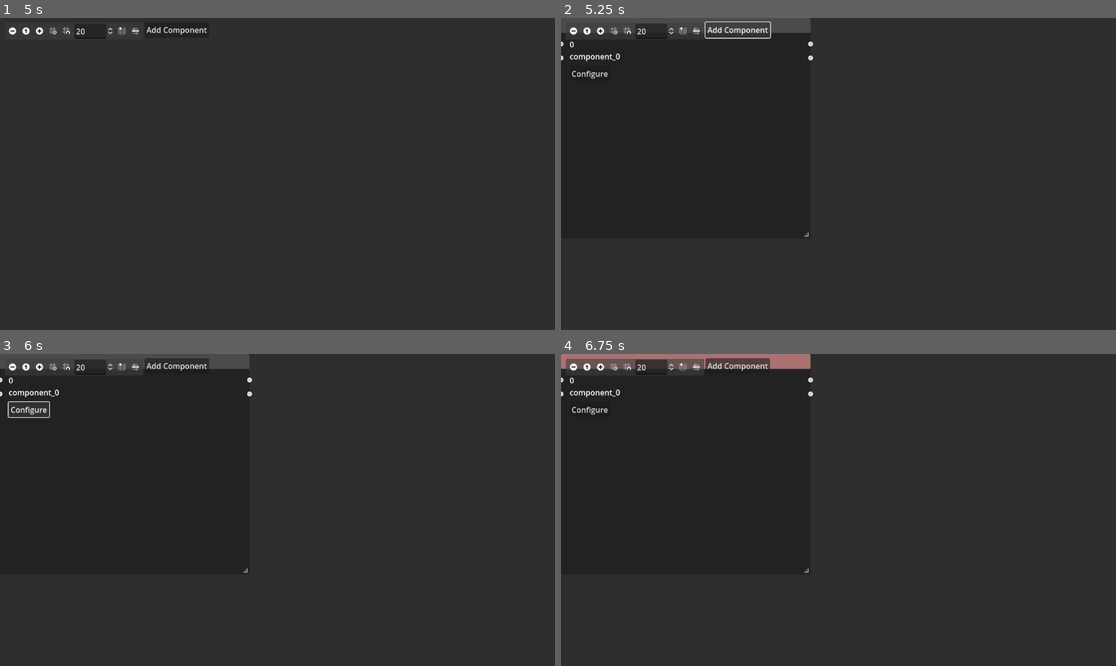
Above: before the commit, frames 1-4 (two rows, left to right).
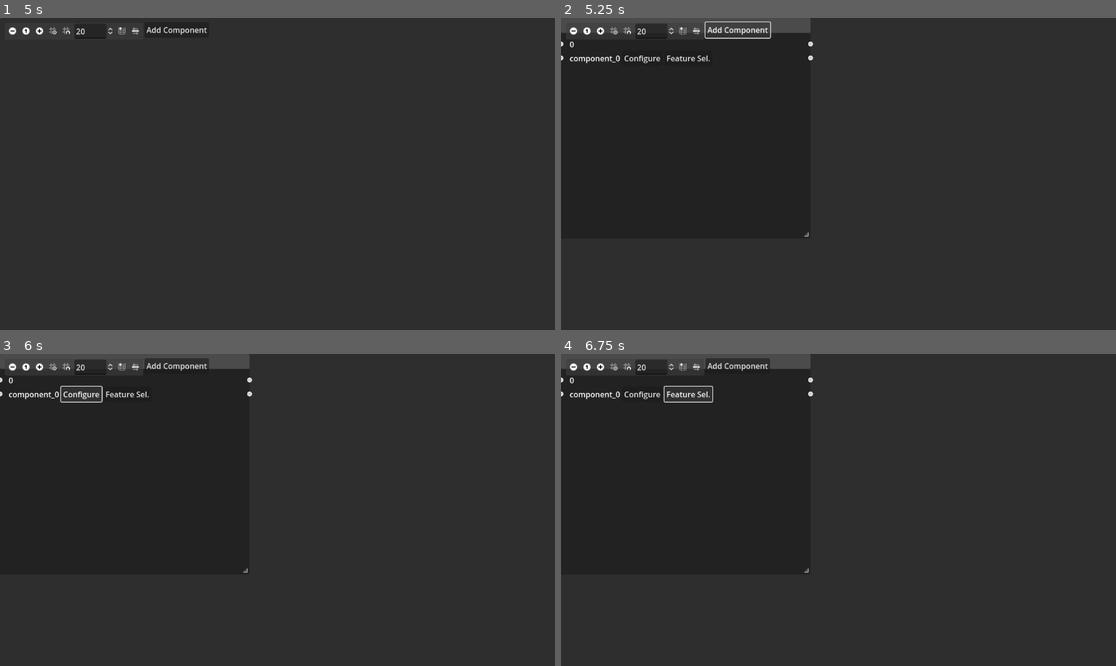
Above: after the commit, the same moments.

Repository: HuyChu92/dtc-dr
Game: Godot game, scene res://raster.tscn
Same seed, same stepped clock (60 frames per second), same inputs: the game is played once before the commit and once after it.
Inputs (mouse positions are in pixels of both pictures, inside the frame that each line leads up to):
- Up to frame 1 (5 s): click (11, 30) at 0.5 s; click (38, 30) at 1.25 s; click (55, 30) at 2 s; click (66, 30) at 2.75 s; click (122, 30) at 3.5 s; click (133, 30) at 4.25 s
- Up to frame 2 (5.25 s): click "Add Component" at 5 s
- Up to frame 3 (6 s): click "Configure" at 5.75 s
- Up to frame 4 (6.75 s): click (688, 394) at 6.5 s, where only the run after the commit has a clickable "Feature Sel."

Frame 1 is identical in both runs. In frame 2, 0.4% of the frame differs, in the area x 1-27%, y 11-20%; in frame 3, 0.6%; in frame 4, 2.2%, in the area x 0-45%, y 0-20%.

Commit message:
Add files via upload

Diff:
--- /dev/null
+++ b/digital-twin-configurator-godot-files/FeatureSelMenu.tscn
@@ -0,0 +1,127 @@
+[gd_scene load_steps=4 format=3 uid="uid://cj6rpdmv2bt5a"]
+
+[ext_resource type="Script" path="res://scripts/ComponentMenu.gd" id="1_u0fbc"]
+
+[sub_resource type="LabelSettings" id="LabelSettings_fv5sy"]
+font_size = 22
+
+[sub_resource type="LabelSettings" id="LabelSettings_2i5vm"]
+font_size = 11
+
+[node name="ComponentMenu" type="Control"]
+layout_mode = 3
+anchors_preset = 15
+anchor_right = 1.0
+anchor_bottom = 1.0
+offset_left = 1.0
+offset_right = 1.0
+grow_horizontal = 2
+grow_vertical = 2
+script = ExtResource("1_u0fbc")
+
+[node name="Control" type="Control" parent="."]
+anchors_preset = 0
+offset_left = 16.0
+offset_right = 56.0
+offset_bottom = 40.0
+
+[node name="Panel" type="Panel" parent="Control"]
+layout_mode = 0
+offset_left = 543.0
+offset_top = 85.0
+offset_right = 1100.0
+offset_bottom = 779.0
+
+[node name="closeButton" type="Button" parent="Control"]
+layout_mode = 0
+offset_left = 1050.0
+offset_top = 99.0
+offset_right = 1081.0
+offset_bottom = 130.0
+text = "X
+"
+
+[node name="ComponentNameLabel" type="Label" parent="Control"]
+layout_mode = 0
+offset_left = 566.0
+offset_top = 96.0
+offset_right = 695.0
+offset_bottom = 135.0
+text = "Placeholder"
+label_settings = SubResource("LabelSettings_fv5sy")
+
+[node name="NewNameInput" type="LineEdit" parent="Control"]
+layout_mode = 0
+offset_left = 565.0
+offset_top = 96.0
+offset_right = 696.0
+offset_bottom = 135.0
+theme_override_font_sizes/font_size = 12
+placeholder_text = "Nieuwe Naam (Enter)"
+flat = true
+
+[node name="InvisNameChangeButton" type="Button" parent="Control"]
+layout_mode = 0
+offset_left = 561.0
+offset_top = 92.0
+offset_right = 735.0
+offset_bottom = 140.0
+flat = true
+
+[node name="apiErrorLabel" type="Label" parent="Control"]
+layout_mode = 0
+offset_left = 569.0
+offset_top = 215.0
+offset_right = 737.0
+offset_bottom = 238.0
+text = "Invalid API key"
+label_settings = SubResource("LabelSettings_2i5vm")
+
+[node name="Label" type="Label" parent="Control"]
+layout_mode = 0
+offset_left = 569.0
+offset_top = 260.0
+offset_right = 692.0
+offset_bottom = 286.0
+pivot_offset = Vector2(491, 274)
+text = "Feature Selectie
+"
+
+[node name="apiSuccesLabel" type="Label" parent="Control"]
+layout_mode = 0
+offset_left = 569.0
+offset_top = 215.0
+offset_right = 750.0
+offset_bottom = 238.0
+text = "API allocation has been successful"
+label_settings = SubResource("LabelSettings_2i5vm")
+
+[node name="featureControl" type="Control" parent="Control"]
+anchors_preset = 0
+offset_left = 570.0
+offset_top = 298.0
+offset_right = 1080.0
+offset_bottom = 407.0
+
+[node name="VBoxContainer" type="VBoxContainer" parent="Control/featureControl"]
+layout_mode = 0
+offset_right = 40.0
+offset_bottom = 40.0
+
+[node name="HBoxContainer" type="HBoxContainer" parent="Control/featureControl/VBoxContainer"]
+layout_mode = 2
+
+[node name="featureId" type="Label" parent="Control/featureControl/VBoxContainer/HBoxContainer"]
+layout_mode = 2
+text = "1"
+
+[node name="featureName" type="Label" parent="Control/featureControl/VBoxContainer/HBoxContainer"]
+layout_mode = 2
+text = "Measurement1.Actual"
+
+[node name="featureStatus" type="CheckBox" parent="Control/featureControl/VBoxContainer/HBoxContainer"]
+layout_mode = 2
+
+[connection signal="pressed" from="Control/closeButton" to="." method="_on_close_button_pressed"]
+[connection signal="text_submitted" from="Control/NewNameInput" to="." method="_on_new_name_input_text_submitted"]
+[connection signal="button_down" from="Control/InvisNameChangeButton" to="." method="_on_invis_name_change_button_button_down"]
--- a/digital-twin-configurator-godot-files/component.tscn
+++ b/digital-twin-configurator-godot-files/component.tscn
@@ -44,36 +44,33 @@
 slot/2/right_color = Color(1, 1, 1, 1)
 slot/2/right_icon = null
 slot/2/draw_stylebox = true
-slot/3/left_enabled = false
-slot/3/left_type = 0
-slot/3/left_color = Color(1, 1, 1, 1)
-slot/3/left_icon = null
-slot/3/right_enabled = false
-slot/3/right_type = 0
-slot/3/right_color = Color(1, 1, 1, 1)
-slot/3/right_icon = null
-slot/3/draw_stylebox = true
 script = ExtResource("1_tdwr8")
 
 [node name="IdLabel" type="Label" parent="."]
 layout_mode = 2
 
-[node name="Line" type="VBoxContainer" parent="."]
-custom_minimum_size = Vector2(0, 30)
+[node name="Line" type="HBoxContainer" parent="."]
 layout_mode = 2
 
 [node name="ComponentName" type="Label" parent="Line"]
 layout_mode = 2
 
-[node name="ConfigureButton" type="Button" parent="."]
+[node name="ConfigureButton" type="Button" parent="Line"]
 layout_mode = 2
 size_flags_horizontal = 0
 tooltip_text = "Configure this component"
 text = "Configure"
+
+[node name="ConfigureFeaturesButton" type="Button" parent="Line"]
+layout_mode = 2
+size_flags_horizontal = 0
+tooltip_text = "Configure this component"
+text = "Feature Sel."
 
 [node name="Line2" type="VBoxContainer" parent="."]
 custom_minimum_size = Vector2(0, 90)
 layout_mode = 2
 
 [connection signal="resize_request" from="." to="." method="_on_resize_request"]
-[connection signal="pressed" from="ConfigureButton" to="." method="_on_configure_button_pressed"]
+[connection signal="pressed" from="Line/ConfigureButton" to="." method="_on_configure_button_pressed"]
+[connection signal="pressed" from="Line/ConfigureFeaturesButton" to="." method="_on_configure_features_button_pressed"]
--- a/digital-twin-configurator-godot-files/scripts/Component.gd
+++ b/digital-twin-configurator-godot-files/scripts/Component.gd
@@ -101,3 +101,7 @@
 	self.ComponentMenuVisBool = true
 	SignalHub.emit_signal("ComponentMenuStatus", ComponentMenuVisBool, ComponentName)
 	SignalHub.emit_signal("NodeInformation", ComponentName)
+
+
+func _on_configure_features_button_pressed():
+	pass # Replace with function body.
